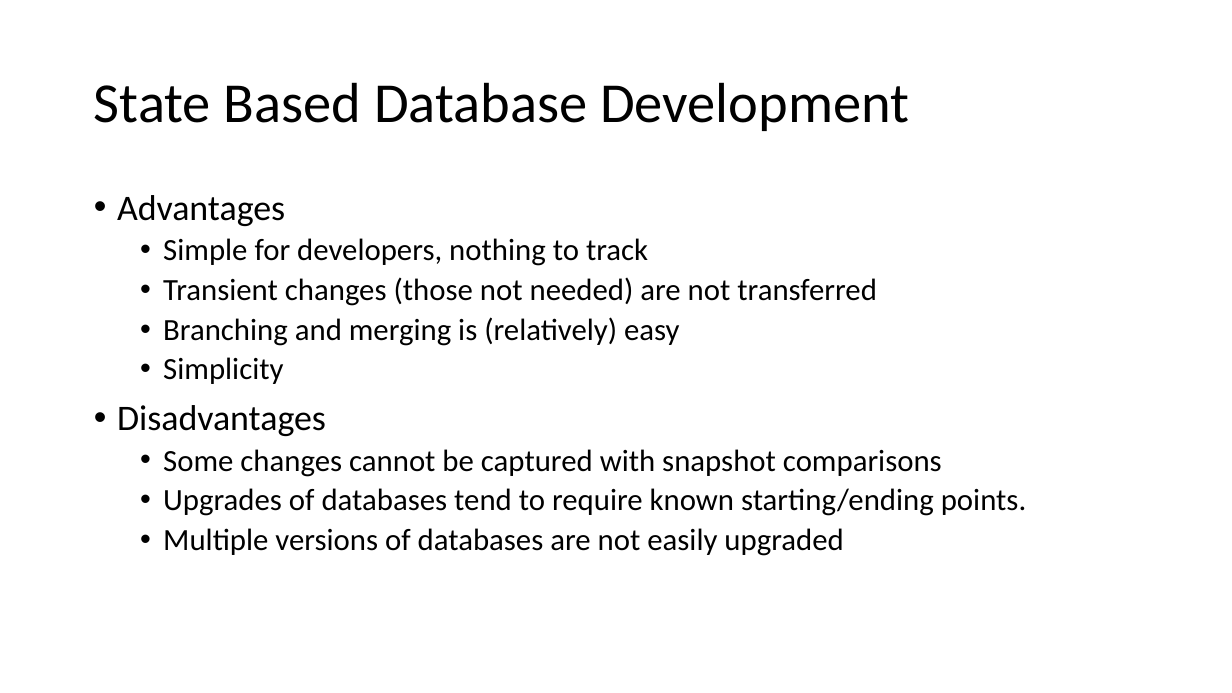
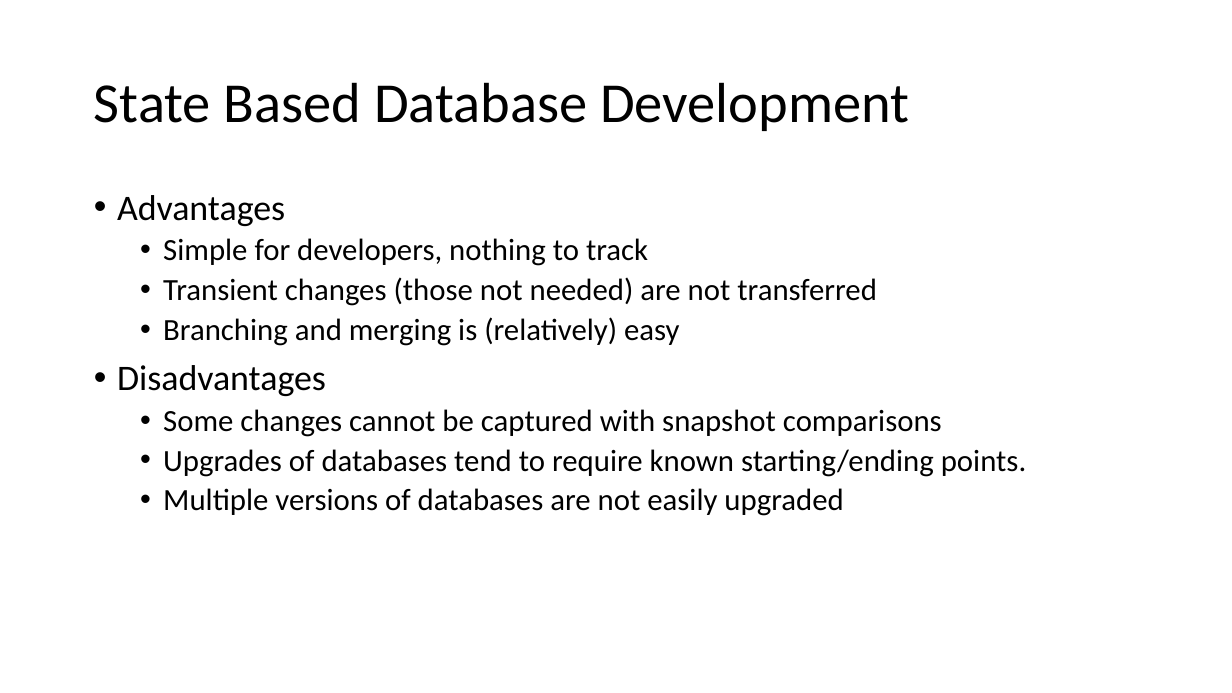
Before and after one commit to way0utwest/DatabaseDevOpsMS, a slide deck: slide 22 of Section 1- Intro to DevOps/1.1IntroDatabaseDevOps.pptx. Drawn at 1232x693 pixels with LibreOffice and Linux fonts; fonts in the diff are those of the drawing. Boxes give left, top, right and bottom in pixels: in the first picture for what was removed or moved away, otherwise in the second. Text is boxed around its words. In the diff, an @@ line names an element or a change of style, - is before the commit and + after.

```diff
--- a/Section 1- Intro to DevOps/1.1IntroDatabaseDevOps.pptx
+++ b/Section 1- Intro to DevOps/1.1IntroDatabaseDevOps.pptx
@@ text at (163,357,283,384): paragraph removed @@
-  • Simplicity
```
Also in this commit, not shown: 3 other slides changed, 1 other file.
